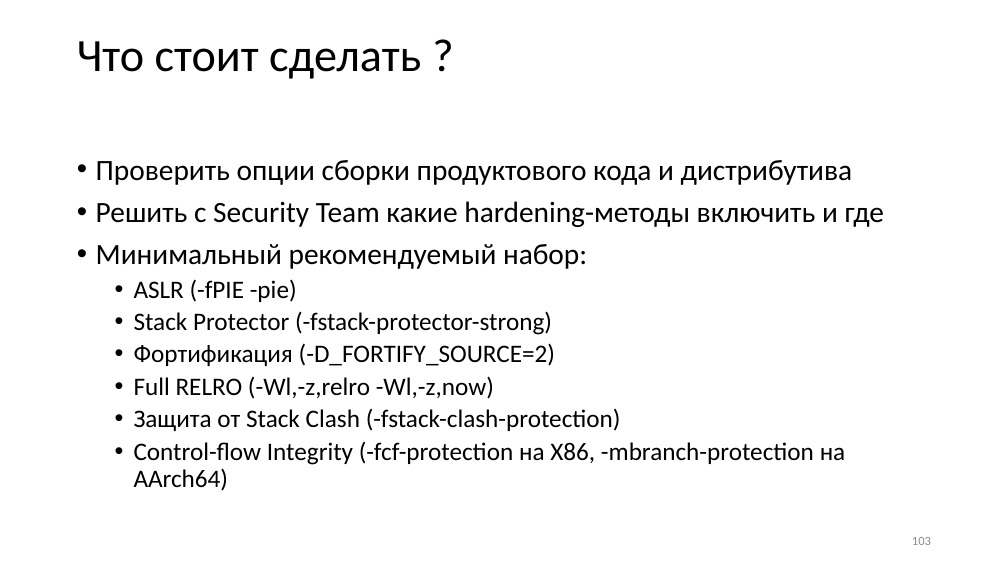
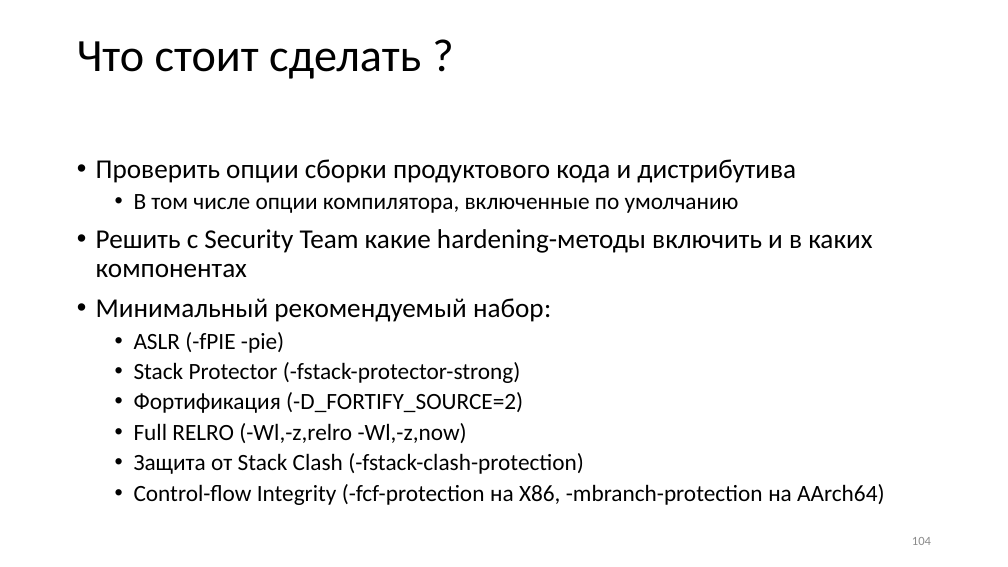
Before and after one commit to yugr/slides, a slide deck: slide 104 of CppZeroCost/2025/RU.pptx (slide 103 before the commit). Drawn at 1008x567 pixels with LibreOffice and Linux fonts; fonts in the diff are those of the drawing. Boxes give left, top, right and bottom in pixels: in the first picture for what was removed or moved away, otherwise in the second. Text is boxed around its words. In the diff, an @@ line names an element or a change of style, - is before the commit and + after.

```diff
--- a/CppZeroCost/2025/RU.pptx
+++ b/CppZeroCost/2025/RU.pptx
@@ text at (96, 159, 884, 505): size 28 to 25.9 pt in "Проверить опции сборки продуктового кода и дистрибутива", "Минимальный рекомендуемый набор:"; size 24 to 22.2 pt in "ASLR (-fPIE -pie)", "Stack Protector (-fstack-protector-strong)", "Фортификация (-D_FORTIFY_SOURCE=2)", "Full RELRO (-Wl,-z,relro -Wl,-z,now)" and 2 more places @@
@@ text at (96, 194, 872, 278): text changed; size 28 to 25.9 pt @@
-• Решить с Security Team какие hardening-методы включить и где
+  • В том числе опции компилятора, включенные по умолчанию
+• Решить с Security Team какие hardening-методы включить и в каких компонентах
@@ page number at (912, 537, 931, 545): text changed @@
-103
+104
```
Also in this commit, not shown: 9 other slides changed, 1 slide added, 2 other files.
